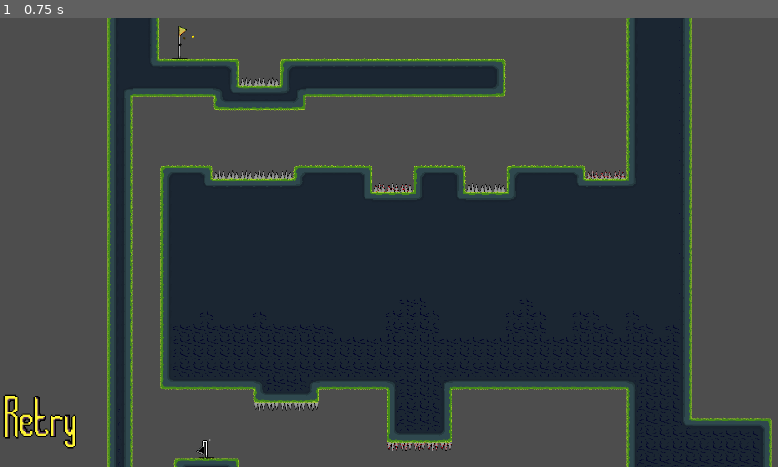
Above: before the commit, frame 1.
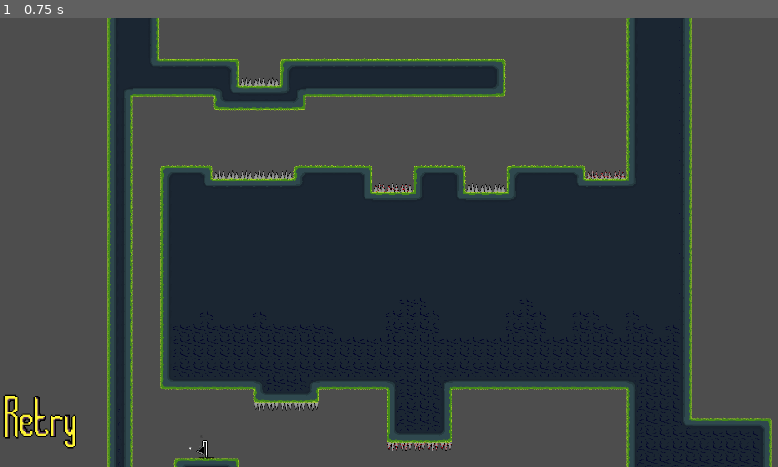
Above: after the commit, the same moment.

Repository: Flebber/Simpletun-REPO
Game: Godot game, scene res://Scenes/Levels/tutorial.tscn
Two runs of this game, one before a commit and one after it. Both use one fixed random seed, a clock stepped at 60 frames per second and the inputs below. This scene is started directly instead of the project's main scene.
Inputs:
- Up to frame 1 (0.75 s): tap Enter at 0.5 s; hold D (walk_right) from 0.53 s (still down); hold Ctrl (glide) from 0.53 s (still down)

The runs differ from the first frame. In frame 1, less than 0.1% of the frame differs, in the area x 22-27%, y 1-97%.

Commit message:
Fixed Multiple Checkpoint Animation bug,
I have predefined the node names of the Checkpoint and Endpoint in their respective scripts too make the pointanimationmanager easier

Diff:
--- a/Scenes/Levels/tutorial.tscn
+++ b/Scenes/Levels/tutorial.tscn
@@ -19,6 +19,6 @@
 texture = ExtResource("4_fenkg")
 
 [node name="TileMapLayer" parent="Tutorial" unique_id=102915222 instance=ExtResource("3_fenkg")]
-tile_map_data = PackedByteArray("AAAKAAAAAQAKAAEAAAALAAAAAQA …(21808 unchanged characters)… KAAQAAAA+ACgAAQAKAAQAAAA+ACkAAQAKAAQAAAANAAIAAwAAAAAAAgAPACAAAwAAAAAAAwA=")
+tile_map_data = PackedByteArray("AAAKAAAAAQAKAAEAAAALAAAAAQA …(21808 unchanged characters)… KAAQAAAA+ACgAAQAKAAQAAAA+ACkAAQAKAAQAAAAPACAAAwAAAAAAAwA3ACkAAwAAAAAAAwBJADoAAwAAAAAAAgA=")
 
 [node name="UI" parent="Tutorial" unique_id=649945580 instance=ExtResource("2_eqxtb")]
--- a/Scenes/Points/check_point.tscn
+++ b/Scenes/Points/check_point.tscn
@@ -4,7 +4,7 @@
 [ext_resource type="Texture2D" uid="uid://ddpy758j50i4p" path="res://assets/animations/points/CheckPoint_Spritesheet.png" id="2_mqcwt"]
 [ext_resource type="Script" uid="uid://dov27h2jhaq5u" path="res://Scripts/Base Systems/collide_check.gd" id="3_iq22u"]
 [ext_resource type="Script" uid="uid://dnfgqumltw7bo" path="res://Scripts/LevelScripts/Points/point_manager.gd" id="4_jf0lj"]
-[ext_resource type="Script" uid="uid://7mh6uhyl5s5m" path="res://Scenes/Points/point_anamation_manager.gd" id="5_hceky"]
+[ext_resource type="Script" uid="uid://7mh6uhyl5s5m" path="res://Scripts/LevelScripts/Points/point_animation_manager.gd" id="5_hceky"]
 
 [sub_resource type="Curve" id="Curve_mqcwt"]
 _limits = [0.0, 1024.0, 0.0, 1.0]
--- a/Scenes/Points/end_point.tscn
+++ b/Scenes/Points/end_point.tscn
@@ -4,7 +4,7 @@
 [ext_resource type="Script" uid="uid://dov27h2jhaq5u" path="res://Scripts/Base Systems/collide_check.gd" id="2_1jk0o"]
 [ext_resource type="Texture2D" uid="uid://cmmxgcwf6yygv" path="res://assets/animations/points/EndPoint_Spritesheet.png" id="2_5s02n"]
 [ext_resource type="Script" uid="uid://dnfgqumltw7bo" path="res://Scripts/LevelScripts/Points/point_manager.gd" id="4_5s02n"]
-[ext_resource type="Script" uid="uid://7mh6uhyl5s5m" path="res://Scenes/Points/point_anamation_manager.gd" id="5_7aqpk"]
+[ext_resource type="Script" uid="uid://7mh6uhyl5s5m" path="res://Scripts/LevelScripts/Points/point_animation_manager.gd" id="5_7aqpk"]
 
 [sub_resource type="RectangleShape2D" id="RectangleShape2D_y4ha3"]
 size = Vector2(39, 75)
--- a/Scripts/LevelScripts/Points/check_point.gd
+++ b/Scripts/LevelScripts/Points/check_point.gd
@@ -22,6 +22,8 @@
 	point_animation_manager.animation_player = point_anim_player
 	point_animation_manager.point_manager = point_manager
 
+	point_animation_manager.point_name = "CheckPoint"
+
 	point_animation_manager.setup()
 	point_manager.setup()
 	collision_check.setup()
@@ -29,8 +31,8 @@
 	point_manager.point_reached.connect(check_point_reached)
 
 
-# Sets GameManager checkpoint flags/specific checkpoint position
-func check_point_reached(emitted_point):
+# Sets GameManager checkpoint flags/specific checkpoint position {Connected point_manager.point_reached}
+func check_point_reached(_emitted_point):
 	GameManager.checkpointPos = point.global_position
 	print("check pos = ", GameManager.checkpointPos)
 	GameManager.has_checkpoint = true
--- a/Scripts/LevelScripts/Points/end_point.gd
+++ b/Scripts/LevelScripts/Points/end_point.gd
@@ -24,6 +24,8 @@
 	point_animation_manager.animation_player = point_anim_player
 	point_animation_manager.point_manager = point_manager
 
+	point_animation_manager.point_name = "EndPoint"
+
 	point_animation_manager.setup()
 
 	point_manager.setup()
@@ -40,5 +42,6 @@
 	GameManager.level_finished.emit()
 	GameManager.is_level_finished = true
 
+	await get_tree().create_timer(2).timeout
 	var finmen_instance = finish_menu.instantiate()
 	add_child(finmen_instance)
--- a/Scenes/Points/point_anamation_manager.gd
+++ b/Scripts/LevelScripts/Points/point_animation_manager.gd
@@ -17,8 +17,6 @@
 		print("No point for PointAnimationManager")
 		return
 
-	# Assign point_name when point is ready
-	point_name = str(get_parent().name)
 
 	point_manager.point_reached.connect(rise_point)
 
Renamed: Scenes/Points/point_anamation_manager.gd.uid -> Scripts/LevelScripts/Points/point_animation_manager.gd.uid
Binary file changed: assets/animations/points/EndPoint_Spritesheet.png
Binary file changed: assets/sprites/Points/EndPoint.aseprite
